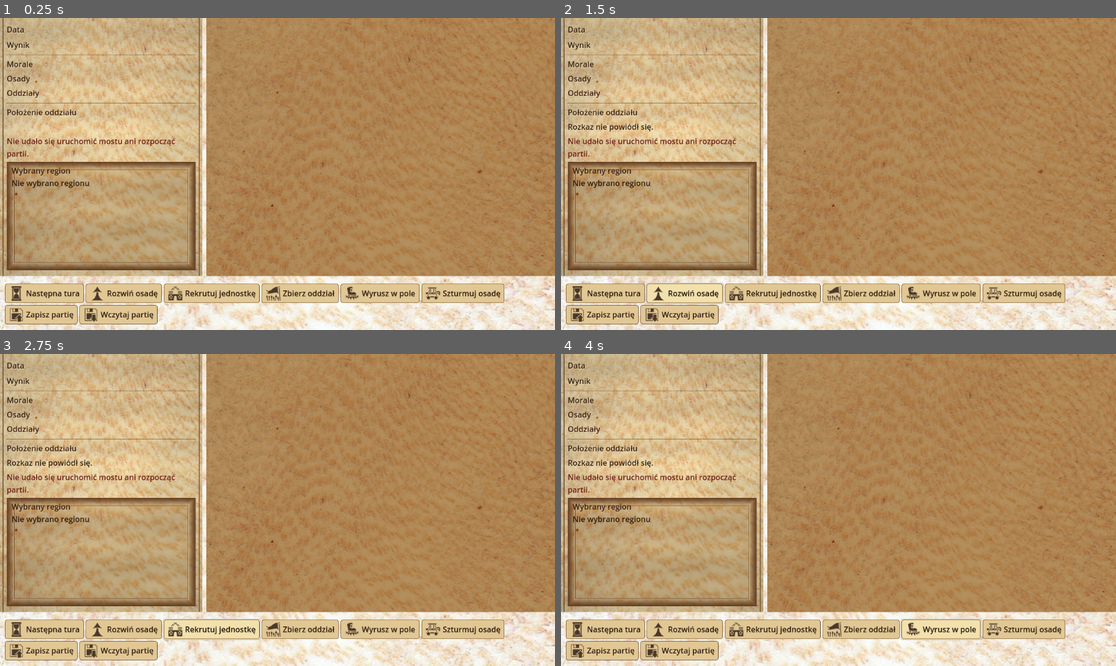
Above: before the commit, frames 1-4 (two rows, left to right).
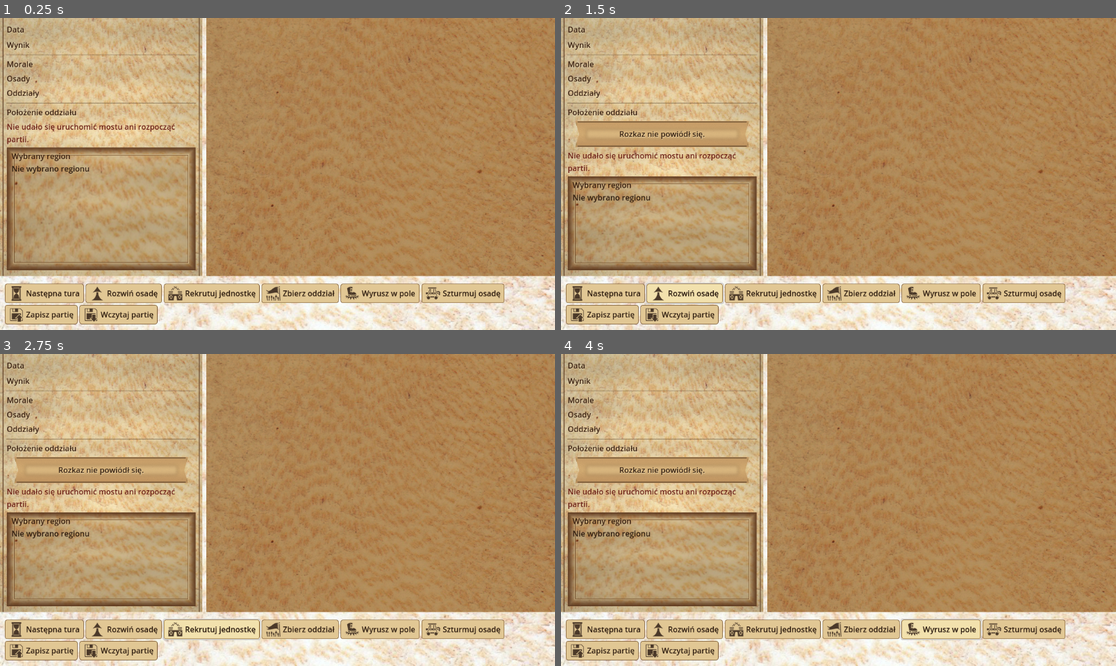
Above: after the commit, the same moments.

Repository: sochiera/total-battle-brothers-for-wesnoth
Game: Godot game, scene res://scenes/main.tscn
Same seed, same stepped clock (60 frames per second), same inputs: the game is played once before the commit and once after it.
Inputs:
- Up to frame 1 (0.25 s): no input
- Up to frame 2 (1.5 s): click "Następna tura" at 0.5 s; click "Rozwiń osadę" at 1.25 s
- Up to frame 3 (2.75 s): click "Rekrutuj jednostkę" at 2 s
- Up to frame 4 (4 s): click "Zbierz oddział" at 2.75 s; click "Wyrusz w pole" at 3.5 s

The runs differ from the first frame. In frame 1, 4.5% of the frame differs, in the area x 1-36%, y 33-76%; in frame 2, 6.3%, in the area x 1-36%, y 32-77%; in frame 3, 6.3%; in frame 4, 6.3%.

Commit message:
feat: G102.1d [GRAFIKA] — feedback rozkazu to wstęga, nie goły napis

Diff:
--- a/game/scenes/main.tscn
+++ b/game/scenes/main.tscn
@@ -7,6 +7,7 @@
 [ext_resource type="Texture2D" path="res://assets/strategic_status_background.png" id="14_status_background"]
 [ext_resource type="Texture2D" path="res://assets/battle_panel_background.png" id="13_battle_panel_background"]
 [ext_resource type="Texture2D" path="res://assets/battle_result_banner.png" id="16_battle_result_banner"]
+[ext_resource type="Texture2D" path="res://assets/order_status_banner.png" id="17_order_status_banner"]
 [ext_resource type="Texture2D" path="res://assets/order_bar_background.png" id="15_order_bar_background"]
 [ext_resource type="Texture2D" path="res://assets/icon_next_turn.png" id="5_next_turn_icon"]
 [ext_resource type="Texture2D" path="res://assets/icon_develop.png" id="6_develop_icon"]
@@ -268,14 +269,43 @@
 theme_override_colors/font_color = Color(0.18, 0.11, 0.06, 1)
 text = ""
 
-[node name="LastOrderStatusLabel" type="Label" parent="MainLayout/ContentRow/StatusControls/StatusCardContent"]
-unique_name_in_owner = true
-custom_minimum_size = Vector2(0, 24)
-layout_mode = 2
+[node name="OrderStatusSlot" type="Control" parent="MainLayout/ContentRow/StatusControls/StatusCardContent"]
+unique_name_in_owner = true
+visible = false
+custom_minimum_size = Vector2(0, 54)
+layout_mode = 2
+size_flags_horizontal = 3
+
+[node name="OrderStatusBanner" type="TextureRect" parent="MainLayout/ContentRow/StatusControls/StatusCardContent/OrderStatusSlot"]
+unique_name_in_owner = true
+visible = false
+layout_mode = 1
+anchors_preset = 15
+anchor_right = 1.0
+anchor_bottom = 1.0
+grow_horizontal = 2
+grow_vertical = 2
+texture = ExtResource("17_order_status_banner")
+expand_mode = 1
+stretch_mode = 5
+mouse_filter = 2
+
+[node name="LastOrderStatusLabel" type="Label" parent="MainLayout/ContentRow/StatusControls/StatusCardContent/OrderStatusSlot"]
+unique_name_in_owner = true
+layout_mode = 1
+anchors_preset = 15
+anchor_right = 1.0
+anchor_bottom = 1.0
+offset_left = 32.0
+offset_right = -32.0
+grow_horizontal = 2
+grow_vertical = 2
 theme_override_colors/font_color = Color(0.2, 0.12, 0.06, 1)
 theme_override_colors/font_shadow_color = Color(0.95, 0.88, 0.72, 0.45)
 theme_override_constants/shadow_offset_x = 1
 theme_override_constants/shadow_offset_y = 1
+horizontal_alignment = 1
+vertical_alignment = 1
 autowrap_mode = 2
 
 [node name="StartStatusLabel" type="Label" parent="MainLayout/ContentRow/StatusControls/StatusCardContent"]
--- a/game/scripts/main.gd
+++ b/game/scripts/main.gd
@@ -327,6 +327,14 @@
 
 func _set_last_order_status(status: String) -> void:
 	%LastOrderStatusLabel.text = status
+	# G102.1d: parchment ribbon + slot only for non-empty feedback; label
+	# horizontal insets (±32 in main.tscn) keep text inside the opaque body.
+	_sync_order_status_ribbon_visible(not status.is_empty())
+
+
+func _sync_order_status_ribbon_visible(show_ribbon: bool) -> void:
+	%OrderStatusBanner.visible = show_ribbon
+	%OrderStatusSlot.visible = show_ribbon
 
 
 func apply_model(model: SnapshotModel) -> void:
--- a/game/tests/order_status_probe.gd
+++ b/game/tests/order_status_probe.gd
@@ -3,6 +3,24 @@
 
 const MAIN_SCENE_PATH := "res://scenes/main.tscn"
 const PREFIX := "ORDER_STATUS "
+const SnapshotModel = preload("res://scripts/snapshot_model.gd")
+
+
+class StubClient:
+	extends RefCounted
+
+	var result: Variant = {"order": "develop", "changed": true}
+
+	func send_order(_order_name: String, _target: String = "") -> SnapshotModel:
+		var model := SnapshotModel.new()
+		model.year = 1
+		model.month = 1
+		model.player_result = "ongoing"
+		model.regions = []
+		return model
+
+	func last_order_result() -> Variant:
+		return result
 
 
 func _init() -> void:
@@ -20,5 +38,87 @@
 		call_deferred("quit", 1)
 		return
 
-	print(PREFIX, JSON.stringify({"text": status_label.text}))
+	var banner := scene_root.find_child("OrderStatusBanner", true, false) as TextureRect
+	var slot := scene_root.find_child("OrderStatusSlot", true, false) as Control
+	var initial_text: String = status_label.text
+	var initial_banner_visible := banner != null and banner.is_visible_in_tree()
+	var initial_slot_visible := slot != null and slot.is_visible_in_tree()
+
+	var client := StubClient.new()
+	client.result = {
+		"kind": "battle",
+		"order": "assault",
+		"outcome": "nierozstrzygnięta",
+		"attacker_losses": 0,
+		"defender_losses": 0,
+	}
+	scene_root.send_order_from_bridge(client, "assault")
+	await process_frame
+	var populated_text: String = status_label.text
+	var populated_banner_visible := banner != null and banner.is_visible_in_tree()
+	var populated_slot_visible := slot != null and slot.is_visible_in_tree()
+	var banner_path := ""
+	var text_width := 0.0
+	var drawn_banner_width := 0.0
+	var opaque_banner_body_width := 0.0
+	var label_content_width := 0.0
+	var slot_height := 0.0
+	var text_content_height := 0.0
+	if banner != null and banner.texture != null:
+		banner_path = banner.texture.resource_path
+		var font := status_label.get_theme_font("font")
+		var font_size := status_label.get_theme_font_size("font_size")
+		text_width = font.get_string_size(
+			populated_text, HORIZONTAL_ALIGNMENT_LEFT, -1, font_size
+		).x
+		var texture_size := banner.texture.get_size()
+		drawn_banner_width = minf(
+			banner.size.x, banner.size.y * texture_size.x / texture_size.y
+		)
+		var banner_image := banner.texture.get_image()
+		var center_y := banner_image.get_height() / 2
+		var opaque_left := 0
+		var opaque_right := banner_image.get_width() - 1
+		while (
+			opaque_left < banner_image.get_width()
+			and banner_image.get_pixel(opaque_left, center_y).a == 0.0
+		):
+			opaque_left += 1
+		while (
+			opaque_right >= 0
+			and banner_image.get_pixel(opaque_right, center_y).a == 0.0
+		):
+			opaque_right -= 1
+		opaque_banner_body_width = (
+			float(opaque_right - opaque_left + 1)
+			* drawn_banner_width
+			/ texture_size.x
+		)
+		label_content_width = status_label.size.x
+		slot_height = banner.get_parent_control().size.y
+		text_content_height = status_label.get_line_count() * font.get_height(font_size)
+
+	client.result = null
+	scene_root.send_order_from_bridge(client, "develop")
+	await process_frame
+
+	print(PREFIX, JSON.stringify({
+		"text": initial_text,
+		"banner_found": banner != null,
+		"banner_path": banner_path,
+		"initial_banner_visible": initial_banner_visible,
+		"initial_slot_visible": initial_slot_visible,
+		"populated_text": populated_text,
+		"populated_banner_visible": populated_banner_visible,
+		"populated_slot_visible": populated_slot_visible,
+		"text_width": text_width,
+		"drawn_banner_width": drawn_banner_width,
+		"opaque_banner_body_width": opaque_banner_body_width,
+		"label_content_width": label_content_width,
+		"slot_height": slot_height,
+		"text_content_height": text_content_height,
+		"empty_text": status_label.text,
+		"empty_banner_visible": banner != null and banner.is_visible_in_tree(),
+		"empty_slot_visible": slot != null and slot.is_visible_in_tree(),
+	}))
 	call_deferred("quit", 0)
Binary file added: game/assets/order_status_banner.png
Not shown, added: game/assets/order_status_banner.png.import
Not shown: 1 places in game/scenes/main.tscn that only renumber resources
Not shown, changed: docs/ARCHITECTURE.md
Not shown, changed: game/assets/CREDITS.md
Not shown, changed: tests/test_godot_main_scene.py
